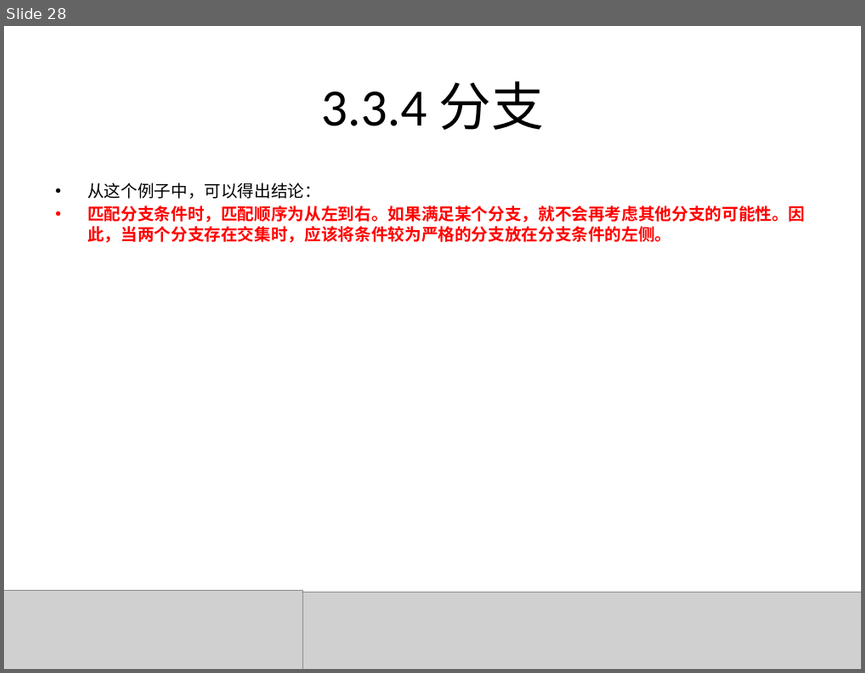
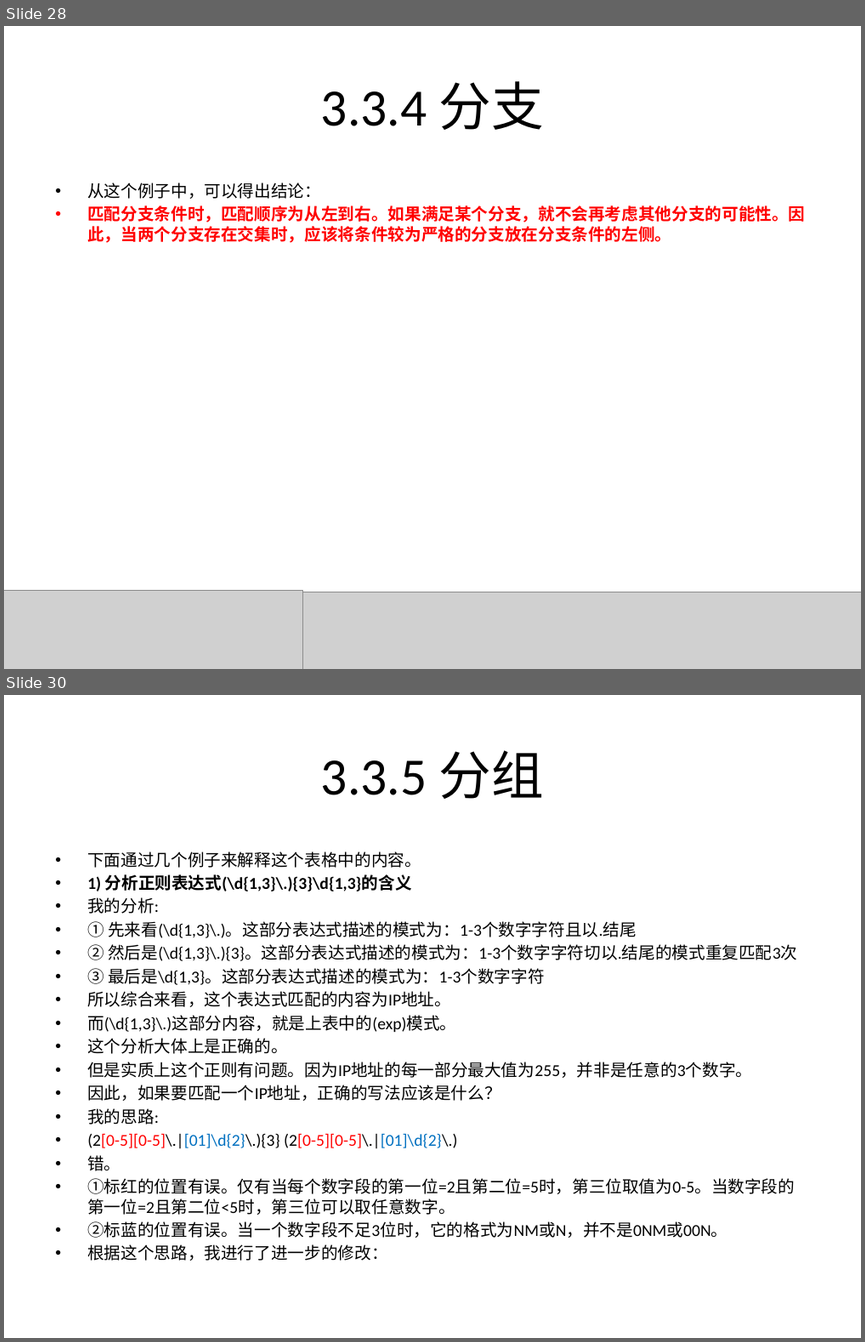
Before and after one commit to rayallen20/regularExpressions, a slide deck: 《PHP核心技术与最佳实践》第3章--正则表达式基础与应用/3.3 正则表达式匹配规则.pptx. Shown one above the other, each under a label of ours: slide 28 before the commit, slides 28 and 30 after it; the slides between them are not shown. The pictures are 865x673 and 865x1342 pixels, drawn with LibreOffice and Linux fonts; fonts in the diff are those of the drawing; grey boxes stand for pictures. Boxes give left, top, right and bottom in pixels: in the first picture for what was removed or moved away, otherwise in the second. Text is boxed around its words. In the diff, an @@ line names an element or a change of style, - is before the commit and + after.

Commit message:
3.3.5分组完成 3.3.7环视部分完成
3.3.7完成度:
1.顺序肯定环视的常规与变种
2.顺序否定环视的常规使用

```diff
--- a/《PHP核心技术与最佳实践》第3章--正则表达式基础与应用/3.3 正则表达式匹配规则.pptx
+++ b/《PHP核心技术与最佳实践》第3章--正则表达式基础与应用/3.3 正则表达式匹配规则.pptx
@@ slide 30 added at (x1=4, y1=695, x2=861, y2=1338), background #FFFFFF @@
@@ title added at (x1=321, y1=750, x2=544, y2=799), 44 pt, text #000000 @@
+3.3.5 分组
@@ text added at (x1=87, y1=851, x2=797, y2=1260), 14 pt, text #000000 @@
+• 下面通过几个例子来解释这个表格中的内容。
+• 1) 分析正则表达式(\d{1,3}\.){3}\d{1,3}的含义
+• 我的分析:
+• ① 先来看(\d{1,3}\.)。这部分表达式描述的模式为：1-3个数字字符且以.结尾
+• ② 然后是(\d{1,3}\.){3}。这部分表达式描述的模式为：1-3个数字字符切以.结尾的模式重复匹配3次
+• ③ 最后是\d{1,3}。这部分表达式描述的模式为：1-3个数字字符
+• 所以综合来看，这个表达式匹配的内容为IP地址。
+• 而(\d{1,3}\.)这部分内容，就是上表中的(exp)模式。
+• 这个分析大体上是正确的。
+• 但是实质上这个正则有问题。因为IP地址的每一部分最大值为255，并非是任意的3个数字。
+• 因此，如果要匹配一个IP地址，正确的写法应该是什么？
+• 我的思路:
+• (2[0-5][0-5]\.|[01]\d{2}\.){3} (2[0-5][0-5]\.|[01]\d{2}\.)
+• 错。
+• ①标红的位置有误。仅有当每个数字段的第一位=2且第二位=5时，第三位取值为0-5。当数字段的第一位=2且第二位<5时，第三位可以取任意数字。
+• ②标蓝的位置有误。当一个数字段不足3位时，它的格式为NM或N，并不是0NM或00N。
+• 根据这个思路，我进行了进一步的修改：
```
Also in this commit, not shown: 25 other slides added, 6 other files.
